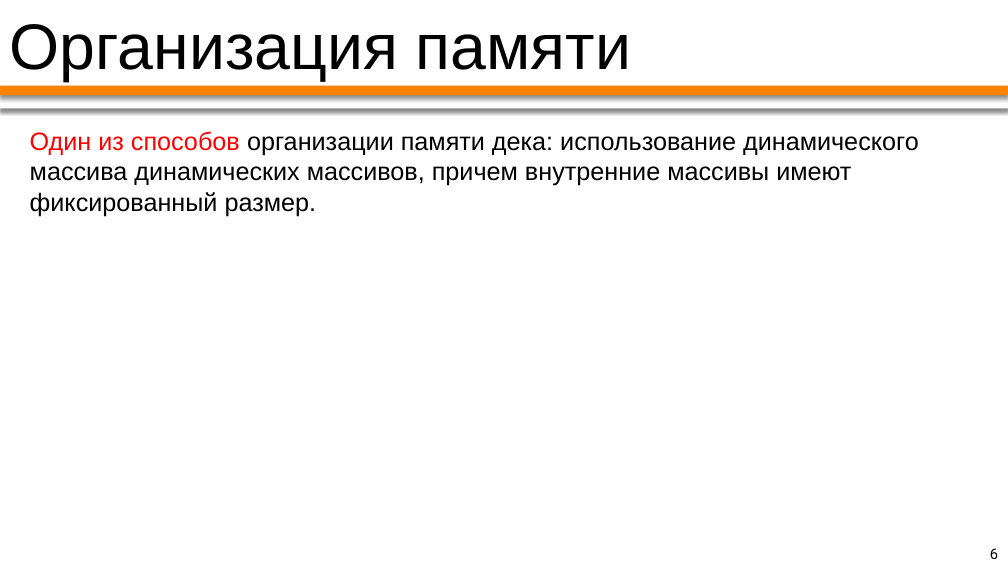
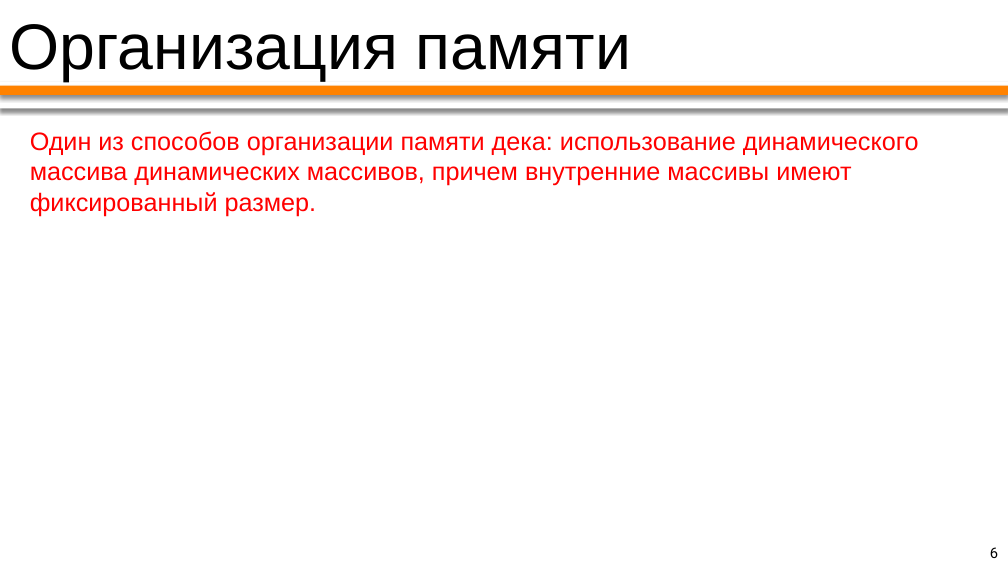
Before and after one commit to PatriotRossii/ducktalks_0, a slide deck: slide 6 of deque/appendix/deque. Устройство и реализация.pptx. Drawn at 1008x567 pixels with LibreOffice and Linux fonts; fonts in the diff are those of the drawing. Boxes give left, top, right and bottom in pixels: in the first picture for what was removed or moved away, otherwise in the second. Text is boxed around its words. In the diff, an @@ line names an element or a change of style, - is before the commit and + after.

```diff
--- a/deque/appendix/deque. Устройство и реализация.pptx
+++ b/deque/appendix/deque. Устройство и реализация.pptx
@@ text "Один из способов организации памяти ..." at (30, 131, 919, 216): text colour #000000 to #FF0000 in "организации памяти дека: использование динамического массива ..." @@
```
Also in this commit, not shown: 2 other slides changed, 10 slides added, 1 slide removed.
